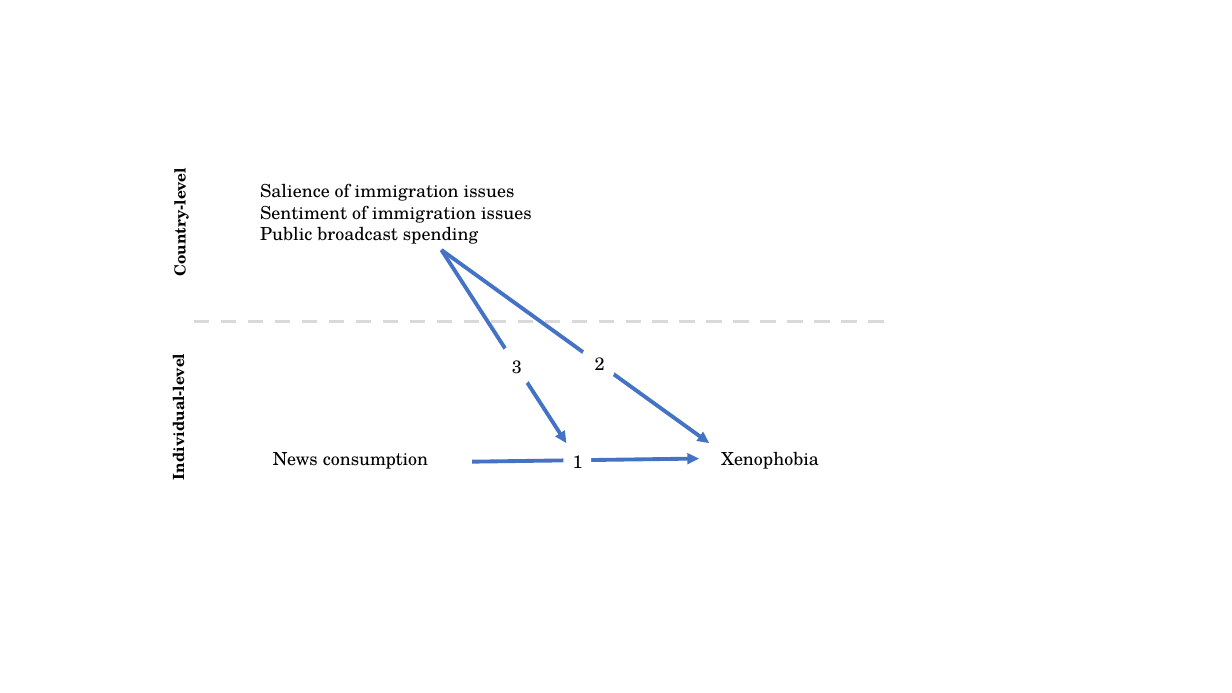
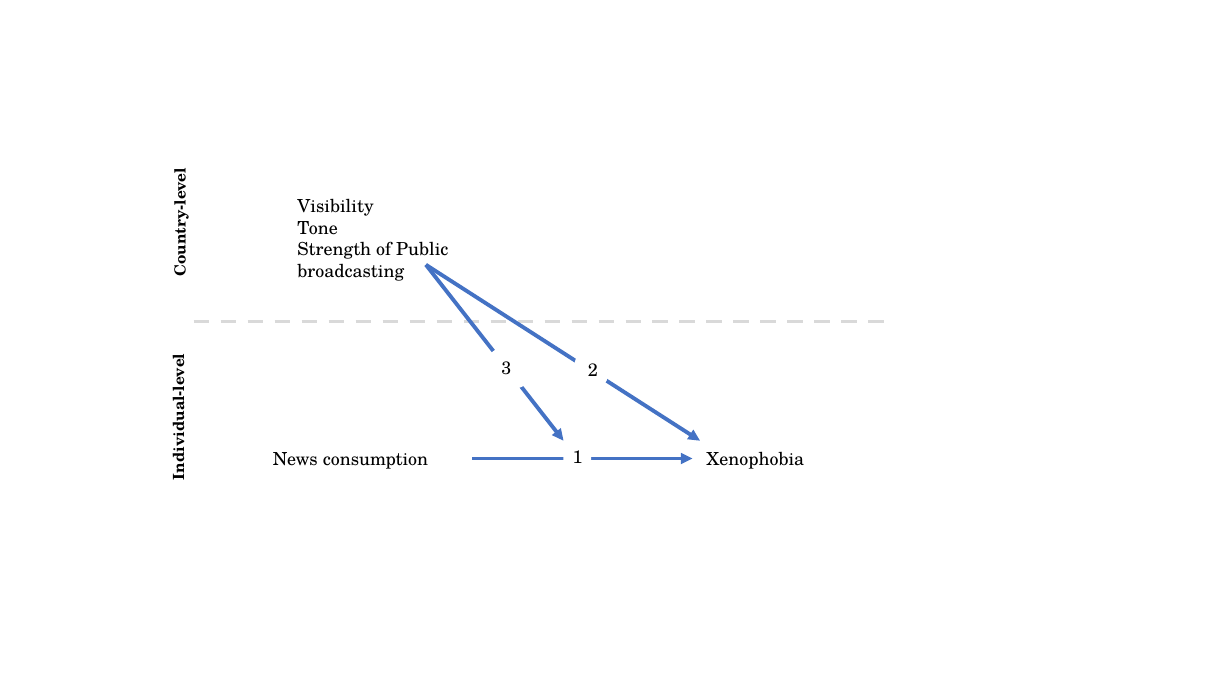
Before and after one commit to MadsLang/multilevel_22, a slide deck: slide 1 of figur.pptx. Drawn at 1232x693 pixels with LibreOffice and Linux fonts; fonts in the diff are those of the drawing. Boxes give left, top, right and bottom in pixels: in the first picture for what was removed or moved away, otherwise in the second. Text is boxed around its words. In the diff, an @@ line names an element or a change of style, - is before the commit and + after.

```diff
--- a/figur.pptx
+++ b/figur.pptx
@@ text at bbox=[297, 198, 448, 281]: text changed @@
-Salience of immigration issues
-Sentiment of immigration issues
-Public broadcast spending
+Visibility
+Tone
+Strength of Public broadcasting
@@ arrow moved from (442, 250) - (709, 443) to (426, 265) - (701, 441) @@
@@ arrow moved from (442, 250) - (567, 443) to (426, 265) - (564, 441) @@
@@ ellipse "3": place and size @@
-ellipse "3" at bbox=[498, 345, 534, 388]
+ellipse "3" at bbox=[485, 346, 536, 389]
@@ ellipse "2": place and size @@
-ellipse "2" at bbox=[580, 342, 616, 385]
+ellipse "2" at bbox=[574, 348, 610, 391]
@@ text "1": place and size @@
-text "1" at bbox=[573, 455, 583, 468]
+text "1" at bbox=[573, 450, 583, 463]
@@ text "Xenophobia": place and size @@
-text "Xenophobia" at bbox=[721, 451, 819, 469]
+text "Xenophobia" at bbox=[707, 451, 805, 469]
@@ arrow moved from (472, 462) - (699, 458) to (472, 458) - (692, 458) @@
```
Also in this commit, not shown: 6 other files.
